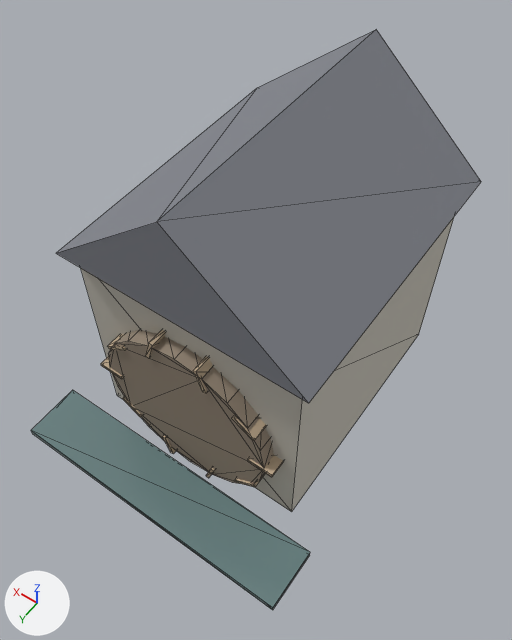
One commit to the glTF model assets/models/environment/temperate/WaterMill.glb: the scene before it, then after it.
The view is the same before and after, from a 50 mm lens placed at (-6.53, 10.01, 17.38), pointed at (-0.4, 1.42, 3.88). Arrows for +X, +Y and +Z are at lower left; the lights stay in place. The older version comes first. Mesh edges are drawn as thin lines. Where no turn or scale is listed for an object, it has been applied to the vertices. Vertices at exactly the same position are counted once.

The scene before the commit, as lines of its bpy script (objects in view):
```python
ob_mill_house = bpy.data.objects.new('Mill house', me_cube_061)
ob_mill_house.location = (0.0, 0.0, 3.0)
ob_mill_roof_001 = bpy.data.objects.new('Mill roof.001', me_mill_roof_001)
ob_mill_roof_001.location = (0.0, 0.0, 0.0)
ob_paddle = bpy.data.objects.new('Paddle', me_cube_062)
ob_paddle.location = (2.3, 3.6, 2.4)
ob_paddle_006 = bpy.data.objects.new('Paddle.006', me_cube_068)
ob_paddle_006.location = (-1.86, 3.6, 1.05)
ob_race = bpy.data.objects.new('Race', me_cube_072)
ob_race.location = (0.0, 5.0, 0.2)
ob_wheel = bpy.data.objects.new('Wheel', me_cylinder_050)
ob_wheel.location = (0.0, 3.6, 2.4)
```
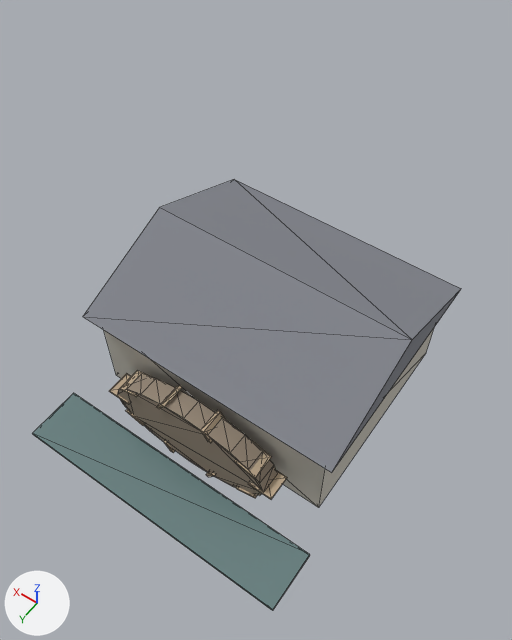
Where the newer file only moved an object's origin or applied its transform, the numbers keep the older frame.

Changed parts and their boxes (x1, y1, x2, y2) in the pictures (512 x 640 px):
'Mill roof.001', reshaped (11% narrower, 21% shorter)
    before: (57, 29, 481, 403)
    after: (83, 179, 461, 473)
'Mill house', reshaped
    before: (81, 217, 454, 512)
    after: (104, 328, 434, 508)
'Race', rescaled
    before: (31, 390, 310, 610)
    after: (32, 393, 310, 611)
'Wheel', rescaled (21% shorter)
    before: (108, 330, 274, 484)
    after: (118, 374, 277, 496)
'Paddle', moved
    before: (101, 356, 123, 379)
    after: (109, 373, 131, 405)
'Paddle.006', rescaled
    before: (235, 473, 266, 487)
    after: (235, 486, 257, 498)

The change, as a list of edits to the scene's bpy script:
```text
Change me_cube_061:
    used by ob_mill_house; location = (0.0, 0.0, 3.0)
    remove me_cube_061.from_pydata(...)  # 8 vertices, 12 faces; spans x -3.0..3.0, y -3.5..3.5, z -3.0..3.0
    add me_cube_061.from_pydata(...)  # 8 vertices, 12 faces; spans x -3.5..3.5, y -3.0..3.0, z -3.0..-0.14
    me_cube_061 part 1
    me_cube_061.vertices[0].co: (3.0, -3.5, -3.0) -> (-3.5, -3.0, -3.0)  # not seen -> pixel (426, 352)
    me_cube_061.vertices[1].co: (3.0, -3.5, 3.0) -> (-3.5, -3.0, -0.14)
    me_cube_061.vertices[2].co: (-3.0, -3.5, -3.0) -> (-3.5, 3.0, -3.0)  # pixel (418, 334) -> pixel (318, 507)
    me_cube_061.vertices[3].co: (-3.0, -3.5, 3.0) -> (-3.5, 3.0, -0.14)
    me_cube_061.vertices[4].co: (3.0, 3.5, -3.0) -> (3.5, -3.0, -3.0)  # pixel (117, 395) -> not seen
    me_cube_061.vertices[5].co: (3.0, 3.5, 3.0) -> (3.5, -3.0, -0.14)
    me_cube_061.vertices[6].co: (-3.0, 3.5, -3.0) -> (3.5, 3.0, -3.0)  # pixel (291, 511) -> pixel (116, 375)
    me_cube_061.vertices[7].co: (-3.0, 3.5, 3.0) -> (3.5, 3.0, -0.14)
Change me_mill_roof_001:
    used by ob_mill_roof_001; location = (0.0, 0.0, 0.0)
    remove me_mill_roof_001.from_pydata(...)  # 6 vertices, 6 faces; spans x -3.3..3.3, y -3.8..3.8, z 6.0..8.8
    add me_mill_roof_001.from_pydata(...)  # 6 vertices, 6 faces; spans x -3.8..3.8, y -3.3..3.3, z 2.86..4.2
    me_mill_roof_001 part 2
    me_mill_roof_001.vertices[0].co: (-3.3, -3.8, 6.0) -> (3.8, -3.3, 2.86)  # pixel (481, 181) -> pixel (234, 179)
    me_mill_roof_001.vertices[1].co: (3.3, -3.8, 6.0) -> (3.8, 3.3, 2.86)  # pixel (257, 87) -> pixel (82, 316)
    me_mill_roof_001.vertices[2].co: (3.3, 3.8, 6.0) -> (-3.8, 3.3, 2.86)  # pixel (55, 253) -> pixel (331, 472)
    me_mill_roof_001.vertices[3].co: (-3.3, 3.8, 6.0) -> (-3.8, -3.3, 2.86)  # pixel (308, 403) -> pixel (461, 288)
    me_mill_roof_001.vertices[4].co: (0.0, -3.8, 8.8) -> (3.8, 0.0, 4.2)  # pixel (376, 29) -> pixel (159, 207)
    me_mill_roof_001.vertices[5].co: (0.0, 3.8, 8.8) -> (-3.8, 0.0, 4.2)  # pixel (156, 221) -> pixel (412, 339)
Change me_cube_068:
    used by ob_paddle_006; location = (-1.86, 3.6, 1.05)
    remove me_cube_068.from_pydata(...)  # 8 vertices, 12 faces; spans x -0.313..0.313, y -0.35..0.35, z -0.246..0.246
    add me_cube_068.from_pydata(...)  # 8 vertices, 12 faces; spans x -0.313..0.313, y -0.35..0.35, z -0.665..-0.43
    me_cube_068 part 3: the whole mesh is scaled about its middle by (1, 1, 0.477), then moved by (0.0, 0.0, -0.548)
Change me_cube_072:
    used by ob_race; location = (0.0, 5.0, 0.2)
    remove me_cube_072.from_pydata(...)  # 8 vertices, 12 faces; spans x -4.0..4.0, y -0.8..0.8, z -0.1..0.1
    add me_cube_072.from_pydata(...)  # 8 vertices, 12 faces; spans x -4.0..4.0, y 4.2..5.8, z 0.05..0.14
    me_cube_072 part 4: the whole mesh is scaled about its middle by (1, 1, 0.477), then moved by (0.0, 5.0, 0.1)
Change me_cylinder_050:
    used by ob_wheel; location = (0.0, 3.6, 2.4)
    remove me_cylinder_050.from_pydata(...)  # 40 vertices, 76 faces; spans x -2.4..2.4, y -0.3..0.3, z -2.4..2.4
    add me_cylinder_050.from_pydata(...)  # 40 vertices, 76 faces; spans x -2.4..2.4, y -0.3..0.3, z -2.4..-0.11
    me_cylinder_050 part 5: the whole mesh is scaled about its middle by (1, 1, 0.477), then moved by (0.0, 0.0, -1.25)
Change ob_paddle:
    ob_paddle.location: (2.3, 3.6, 2.4) -> (0.0, 0.0, 0.0)
Change ob_race:
    ob_race.location: (0.0, 5.0, 0.2) -> (0.0, 0.0, 0.0)
```
